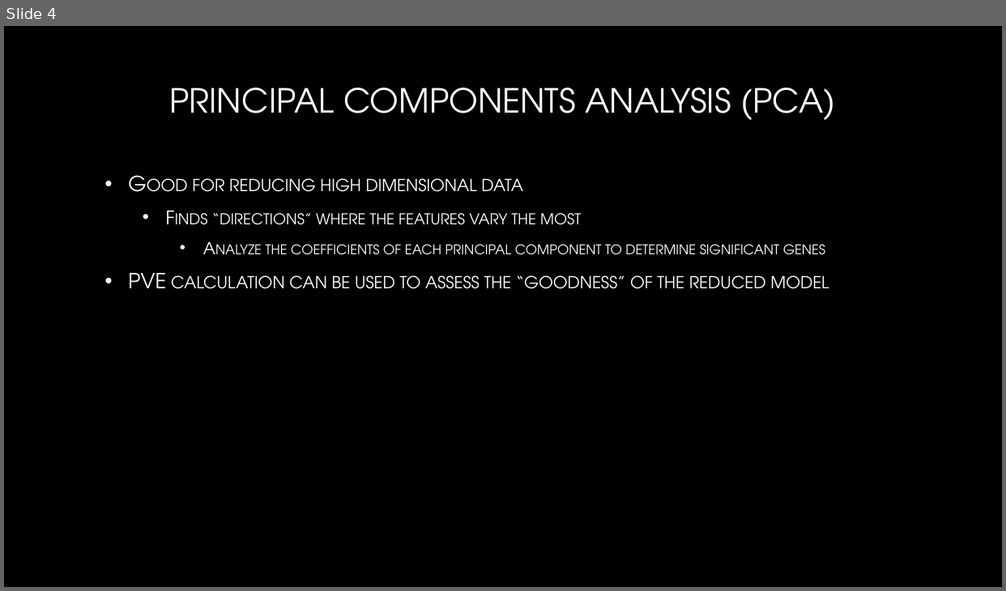
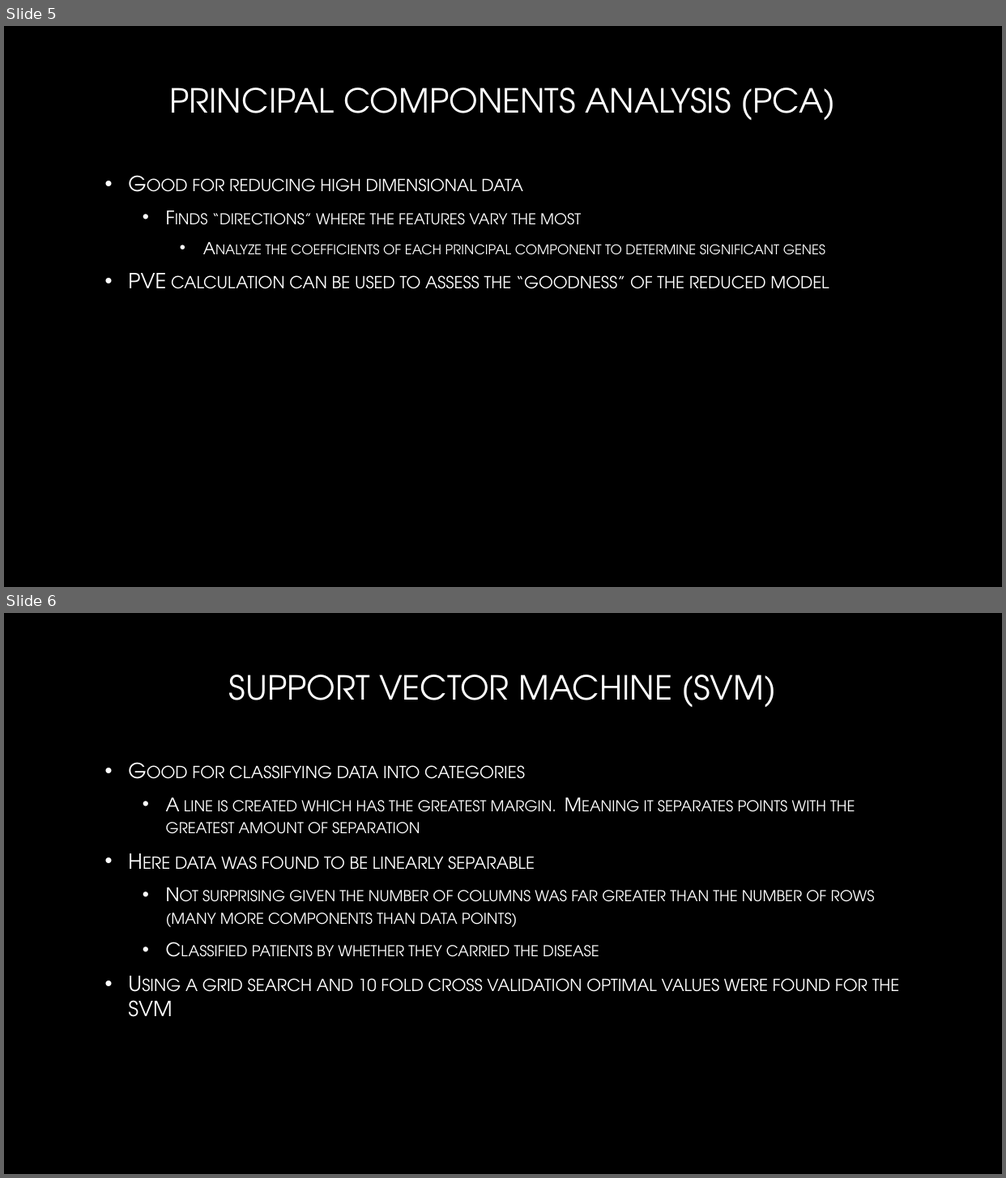
Before and after one commit to browns112358/PsoriasisProject, a slide deck: EE6690.pptx. Shown one above the other, each under a label of ours: slide 4 before the commit, slides 5 and 6 after it. The pictures are 1006x591 and 1006x1178 pixels, drawn with LibreOffice and Linux fonts; fonts in the diff are those of the drawing; background and template pictures are left out. Boxes give left, top, right and bottom in pixels: in the first picture for what was removed or moved away, otherwise in the second. Text is boxed around its words. In the diff, an @@ line names an element or a change of style, - is before the commit and + after.

Commit message:
Updated Power point

```diff
--- a/EE6690.pptx
+++ b/EE6690.pptx
@@ slide 6 added at [4,613,1002,1174], background picture (left out) @@
@@ title added at [229,675,776,707], 32 pt, text gradient #FFFFFF to #A6A6A6 @@
+SUPPORT VECTOR MACHINE (SVM)
@@ text added at [128,765,900,1017], 18 pt, text gradient #FFFFFF to #BFBFBF, small capitals @@
+• Good for classifying data into categories
+  • A line is created which has the greatest margin. Meaning it separates points with the greatest amount of separation
+• Here data was found to be linearly separable
+  • Not surprising given the number of columns was far greater than the number of rows (many more components than data points)
+  • Classified patients by whether they carried the disease
+• Using a grid search and 10 fold cross validation optimal values were found for the SVM
@@ what was slide 4 is now slide 5 @@
```
Also in this commit, not shown: 2 other slides added, 2 other files.
